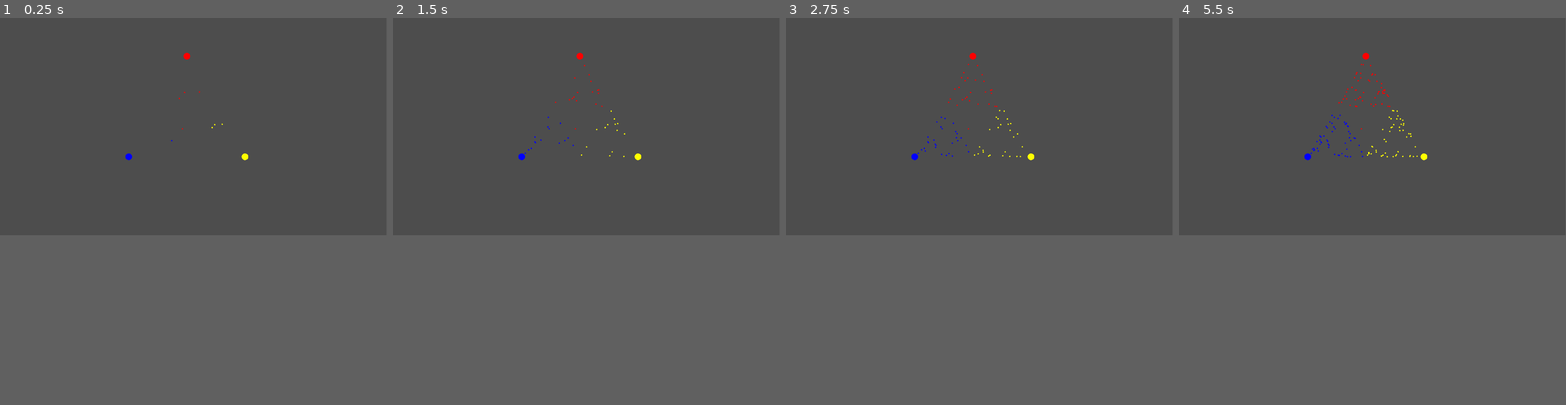
Above: before the commit, frames 1-4 (left to right).
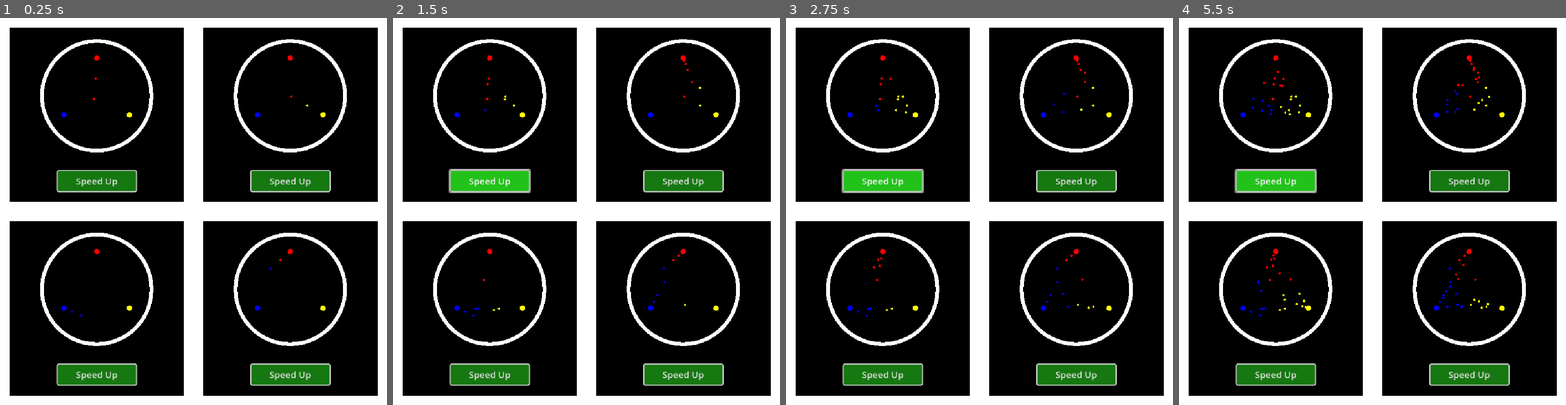
Above: after the commit, the same moments.

Repository: Millikan-Coding-Club-2/Mini-Jam-197-Recursion
Game: Godot game, scene res://Scenes/Scene.tscn
The game is run twice, just before and just after one commit, with the same random seed, the same clock (stepped at 60 frames per second) and the same inputs. Before the commit the project starts from res://Scene.tscn.
Inputs (mouse positions are in pixels of both pictures, inside the frame that each line leads up to):
- Up to frame 1 (0.25 s): no input
- Up to frame 2 (1.5 s): click (489, 110) at 0.5 s, where only the run after the commit has a clickable "Speed Up"; click (489, 110) at 1.25 s, where only the run after the commit has a clickable "Speed Up"
- Up to frame 3 (2.75 s): click (882, 110) at 2 s, where only the run after the commit has a clickable "Speed Up"
- Up to frame 4 (5.5 s): tap Enter at 3.5, 5 s; tap Space at 4.25 s
In our replay, the window is 799x449 before the commit and 800x800 after it. These sizes can differ from the game's own. Grey fills any space a smaller window leaves; there, only what the larger window draws over its background counts as a difference.

The runs differ from the first frame. In frame 1, 67% of the frame differs, in the area x 0-100%, y 0-100%; in frame 2, 67%; in frame 3, 67%; in frame 4, 67%.

Commit message:
Square formation

Diff:
--- a/Mini-Jam/Scene.tscn
+++ /dev/null
@@ -1,12 +0,0 @@
-[gd_scene load_steps=2 format=3 uid="uid://chxcbblejwgh6"]
-
-[ext_resource type="Script" uid="uid://cbas8pnvi3stv" path="res://Scripts/chaos.gd" id="1_t6lng"]
-
-[node name="Node2D" type="Node2D"]
-
-[node name="Chaos" type="Node2D" parent="."]
-position = Vector2(557, 314)
-script = ExtResource("1_t6lng")
-shape_scale = 200.0
-new_point_radius = 2.0
-timer_length = 0.005
--- /dev/null
+++ b/Mini-Jam/Scenes/Scene.tscn
@@ -0,0 +1,51 @@
+[gd_scene load_steps=2 format=3 uid="uid://bbi0do3lkmc2k"]
+
+[ext_resource type="PackedScene" uid="uid://bcxs3ded30be7" path="res://Scenes/corner.tscn" id="1_jp0d8"]
+
+[node name="Control" type="Control"]
+layout_mode = 3
+anchors_preset = 15
+anchor_right = 1.0
+anchor_bottom = 1.0
+grow_horizontal = 2
+grow_vertical = 2
+
+[node name="Corner" parent="." instance=ExtResource("1_jp0d8")]
+layout_mode = 1
+anchor_left = 0.0
+anchor_top = 0.0
+anchor_right = 0.5
+anchor_bottom = 0.5
+metadata/_edit_use_anchors_ = true
+
+[node name="Corner2" parent="." instance=ExtResource("1_jp0d8")]
+layout_mode = 1
+anchor_left = 0.0
+anchor_top = 0.0
+anchor_right = 0.5
+anchor_bottom = 0.5
+offset_left = 512.0
+offset_right = 512.0
+metadata/_edit_use_anchors_ = true
+
+[node name="Corner3" parent="." instance=ExtResource("1_jp0d8")]
+layout_mode = 1
+anchor_left = 0.0
+anchor_top = 0.0
+anchor_right = 0.5
+anchor_bottom = 0.5
+offset_top = 512.0
+offset_bottom = 512.0
+metadata/_edit_use_anchors_ = true
+
+[node name="Corner4" parent="." instance=ExtResource("1_jp0d8")]
+layout_mode = 1
+anchor_left = 0.0
+anchor_top = 0.0
+anchor_right = 0.5
+anchor_bottom = 0.5
+offset_left = 512.0
+offset_top = 512.0
+offset_right = 512.0
+offset_bottom = 512.0
+metadata/_edit_use_anchors_ = true
--- /dev/null
+++ b/Mini-Jam/Scenes/chaos.tscn
@@ -0,0 +1,8 @@
+[gd_scene load_steps=2 format=3 uid="uid://ce0mfkywvvi7p"]
+
+[ext_resource type="Script" uid="uid://cbas8pnvi3stv" path="res://Scripts/chaos.gd" id="1_3yke4"]
+
+[node name="Chaos" type="Node2D"]
+script = ExtResource("1_3yke4")
+initial_point_radius = 5.0
+new_point_radius = 2.0
--- /dev/null
+++ b/Mini-Jam/Scenes/corner.tscn
@@ -0,0 +1,83 @@
+[gd_scene load_steps=4 format=3 uid="uid://bcxs3ded30be7"]
+
+[ext_resource type="PackedScene" uid="uid://ce0mfkywvvi7p" path="res://Scenes/chaos.tscn" id="1_0ynou"]
+
+[sub_resource type="StyleBoxFlat" id="StyleBoxFlat_0ynou"]
+content_margin_left = 4.0
+content_margin_top = 4.0
+content_margin_right = 4.0
+content_margin_bottom = 4.0
+bg_color = Color(0.08627451, 0.47058824, 0.06666667, 1)
+border_width_left = 3
+border_width_top = 3
+border_width_right = 3
+border_width_bottom = 3
+corner_radius_top_left = 5
+corner_radius_top_right = 5
+corner_radius_bottom_right = 5
+corner_radius_bottom_left = 5
+corner_detail = 5
+
+[sub_resource type="StyleBoxFlat" id="StyleBoxFlat_a8uts"]
+content_margin_left = 4.0
+content_margin_top = 4.0
+content_margin_right = 4.0
+content_margin_bottom = 4.0
+bg_color = Color(0.13725491, 0.7607843, 0.105882354, 1)
+border_width_left = 3
+border_width_top = 3
+border_width_right = 3
+border_width_bottom = 3
+corner_radius_top_left = 5
+corner_radius_top_right = 5
+corner_radius_bottom_right = 5
+corner_radius_bottom_left = 5
+corner_detail = 5
+
+[node name="Corner" type="Control"]
+layout_mode = 3
+anchor_left = -0.25
+anchor_top = -0.25
+anchor_right = 0.25
+anchor_bottom = 0.25
+grow_horizontal = 2
+grow_vertical = 2
+pivot_offset = Vector2(256, 256)
+
+[node name="ColorRect" type="ColorRect" parent="."]
+layout_mode = 1
+anchors_preset = -1
+anchor_right = 1.0
+anchor_bottom = 1.0
+
+[node name="ColorRect2" type="ColorRect" parent="ColorRect"]
+layout_mode = 1
+anchors_preset = -1
+anchor_right = 1.0
+anchor_bottom = 1.0
+scale = Vector2(0.9, 0.9)
+pivot_offset = Vector2(256, 256)
+color = Color(0, 0, 0, 1)
+
+[node name="Chaos" parent="." instance=ExtResource("1_0ynou")]
+position = Vector2(256, 206)
+initial_point_radius = 7.0
+shape_scale = 100.0
+new_point_radius = 3.0
+
+[node name="Button" type="Button" parent="."]
+layout_mode = 1
+anchors_preset = -1
+anchor_left = 0.3
+anchor_top = 0.8
+anchor_right = 0.7
+anchor_bottom = 0.9
+offset_left = -4.0
+offset_top = -8.0
+offset_right = 4.0
+grow_horizontal = 2
+grow_vertical = 0
+theme_override_font_sizes/font_size = 24
+theme_override_styles/normal = SubResource("StyleBoxFlat_0ynou")
+theme_override_styles/hover = SubResource("StyleBoxFlat_a8uts")
+text = "Speed Up"
--- a/Mini-Jam/Scripts/chaos.gd
+++ b/Mini-Jam/Scripts/chaos.gd
@@ -23,16 +23,18 @@
 var time := 0.0
 
 ## Generates the vertices of a regular n-gon
-func generate_polygon(num_points := 3, radius := 1.0, center := Vector2.ZERO):
+func generate_polygon(num_points := 3, radius := 1.0):
 	num_points = maxi(3, num_points)
 	var angle = 2*PI / num_points
 	var points: PackedVector2Array
 	for i in range(num_points):
 		var curr_angle = angle * i - PI/2
-		points.append(center + Vector2(cos(curr_angle) * radius,sin(curr_angle) * radius))
+		points.append(Vector2(cos(curr_angle) * radius,sin(curr_angle) * radius))
 	return points
 
 func draw_initial_points():
+	draw_circle(Vector2.ZERO, shape_scale * 1.5, Color.WHITE)
+	draw_circle(Vector2.ZERO, shape_scale * 1.4, Color.BLACK)
 	for i in range(initial_point_count):
 		var color = RAINBOW.sample(float(i) / initial_point_count) if color_coded else default_color
 		draw_circle(initial_points[i], initial_point_radius, color)
@@ -48,10 +50,10 @@
 	new_point_colors.append(RAINBOW.sample(float(chosen_index) / amount))
 	return next_point
 
-func random_point_in_circle(radius: float, center := Vector2.ZERO) -> Vector2:
+func random_point_in_circle(radius: float) -> Vector2:
 	var angle = randf_range(0, 2*PI)
 	var normalized = Vector2(cos(angle), sin(angle))
-	return center + normalized * radius * randf_range(0.0, 1.0)
+	return normalized * radius * randf_range(0.0, 1.0)
 
 func _ready() -> void:
 	initial_points = generate_polygon(initial_point_count, shape_scale)
--- a/Mini-Jam/project.godot
+++ b/Mini-Jam/project.godot
@@ -11,11 +11,18 @@
 [application]
 
 config/name="Mini Jam 197"
-run/main_scene="uid://chxcbblejwgh6"
+run/main_scene="uid://bbi0do3lkmc2k"
 config/features=PackedStringArray("4.5", "GL Compatibility")
 config/icon="res://icon.svg"
+
+[display]
+
+window/size/viewport_width=1024
+window/size/viewport_height=1024
+window/stretch/mode="canvas_items"
 
 [rendering]
 
 renderer/rendering_method="gl_compatibility"
 renderer/rendering_method.mobile="gl_compatibility"
+environment/defaults/default_clear_color=Color(0, 0, 0, 1)
